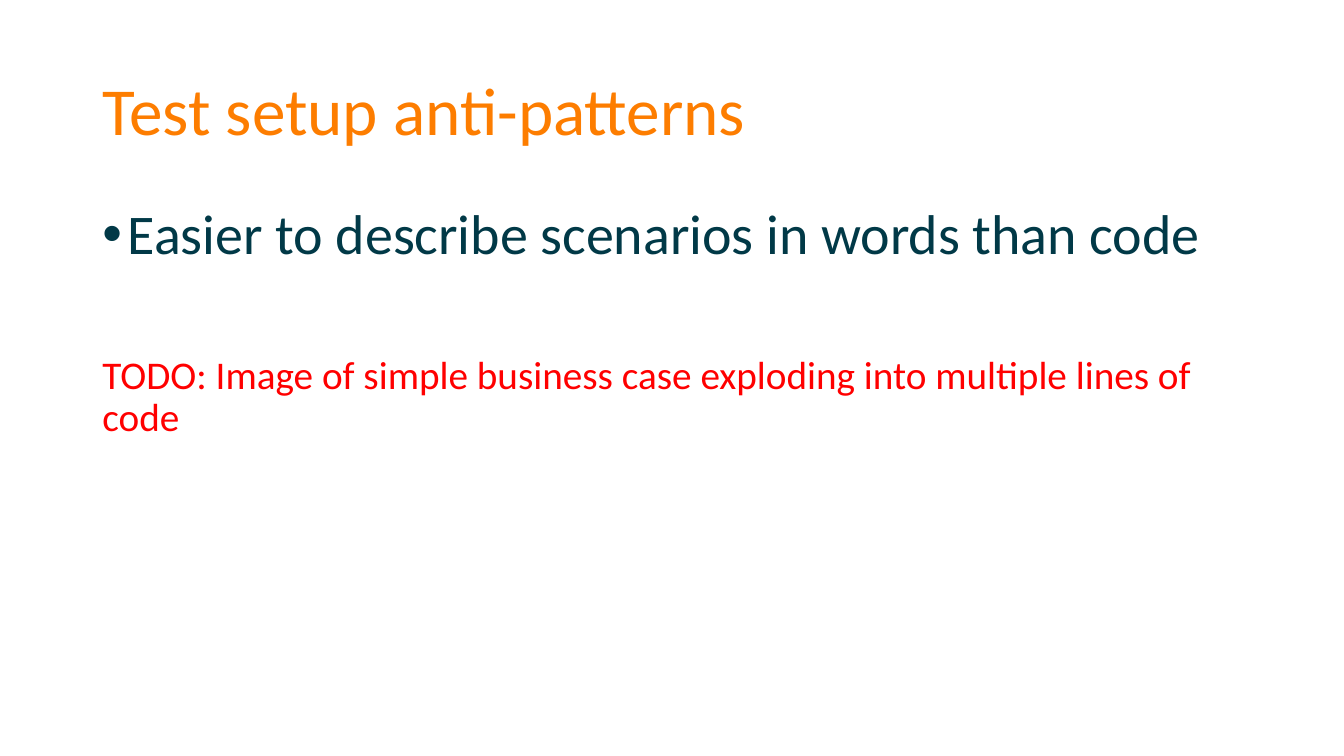
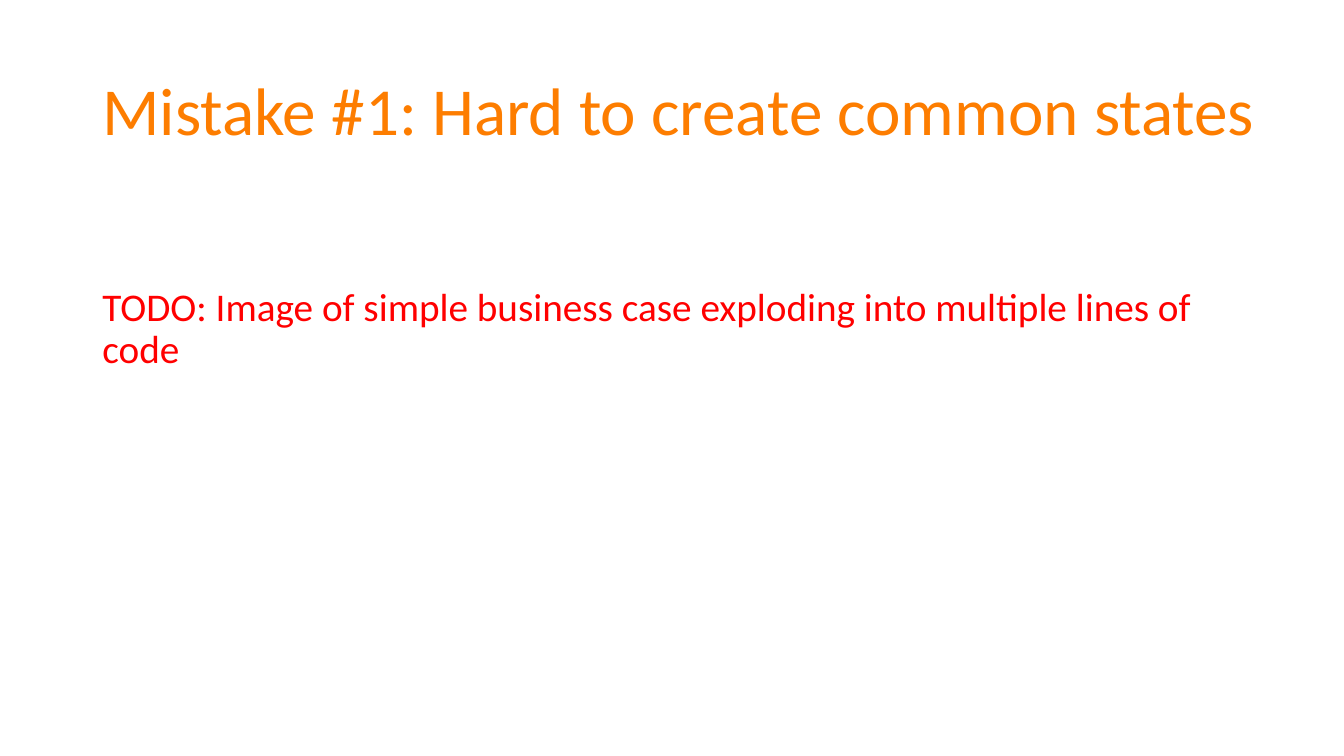
Before and after one commit to spetryjohnson/Talk-Patterns_of_Effective_Test_Setup, a slide deck: slide 14 of POETS - CodeMash 2017.pptx (slide 13 before the commit). Drawn at 1344x756 pixels with LibreOffice and Linux fonts; fonts in the diff are those of the drawing. Boxes give left, top, right and bottom in pixels: in the first picture for what was removed or moved away, otherwise in the second. Text is boxed around its words. In the diff, an @@ line names an element or a change of style, - is before the commit and + after.

```diff
--- a/POETS - CodeMash 2017.pptx
+++ b/POETS - CodeMash 2017.pptx
@@ title at [102,88,1254,136]: text changed @@
-Test setup anti-patterns
+Mistake #1: Hard to create common states
@@ text at [128,215,1200,255]: paragraph removed @@
-• Easier to describe scenarios in words than code
```
Also in this commit, not shown: 14 other slides changed, 12 slides added, 11 slides removed, 1 other file.
